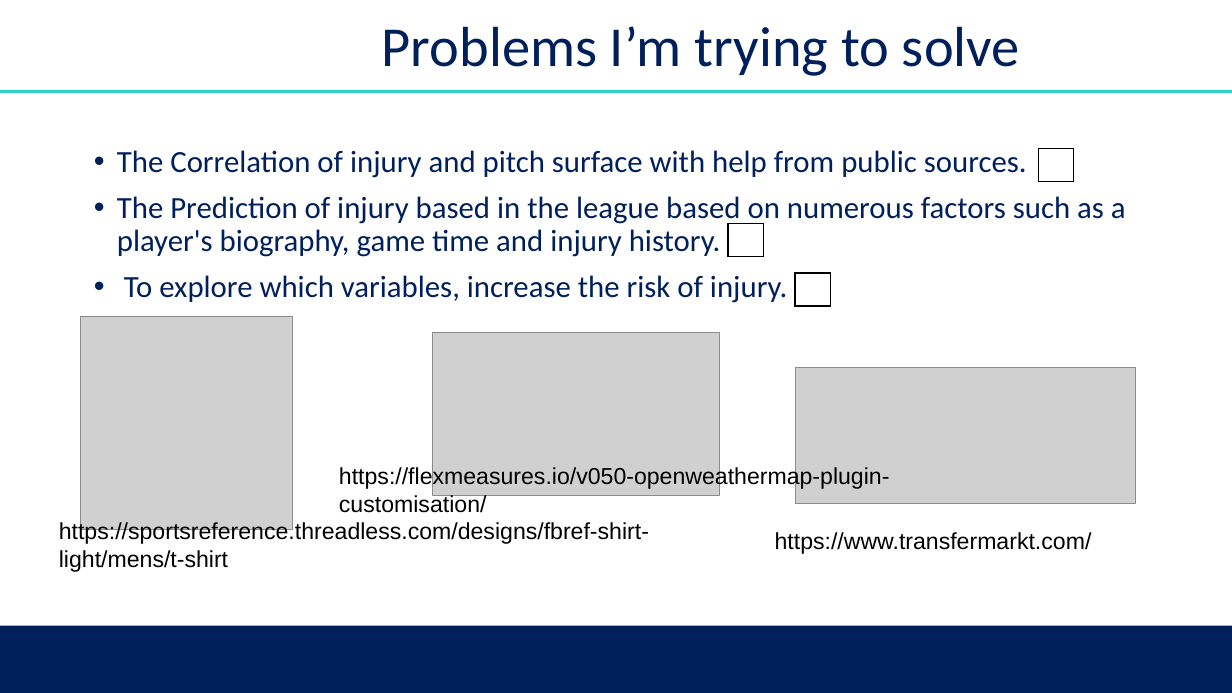
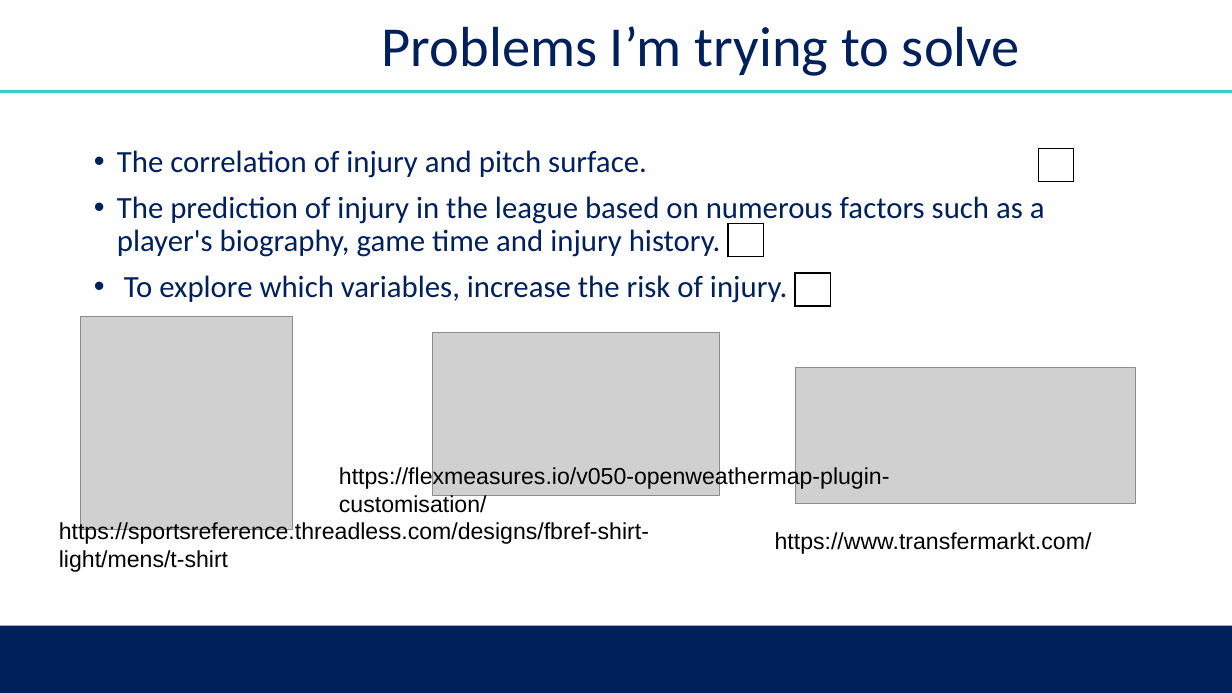
Before and after one commit to niallgallagher/Dissertation, a slide deck: slide 5 of Dissertation.pptx. Drawn at 1232x693 pixels with LibreOffice and Linux fonts; fonts in the diff are those of the drawing; grey boxes stand for pictures; background and template pictures are left out. Boxes give left, top, right and bottom in pixels: in the first picture for what was removed or moved away, otherwise in the second. Text is boxed around its words. In the diff, an @@ line names an element or a change of style, - is before the commit and + after.

```diff
--- a/Dissertation.pptx
+++ b/Dissertation.pptx
@@ text at [117, 150, 1045, 257]: text changed @@
-• The Correlation of injury and pitch surface with help from public sources.
-• The Prediction of injury based in the league based on numerous factors such as a player's biography, game time and injury history.
+• The correlation of injury and pitch surface.
+• The prediction of injury in the league based on numerous factors such as a player's biography, game time and injury history.
```
Also in this commit, not shown: 1 other slide changed, 1 other file.
